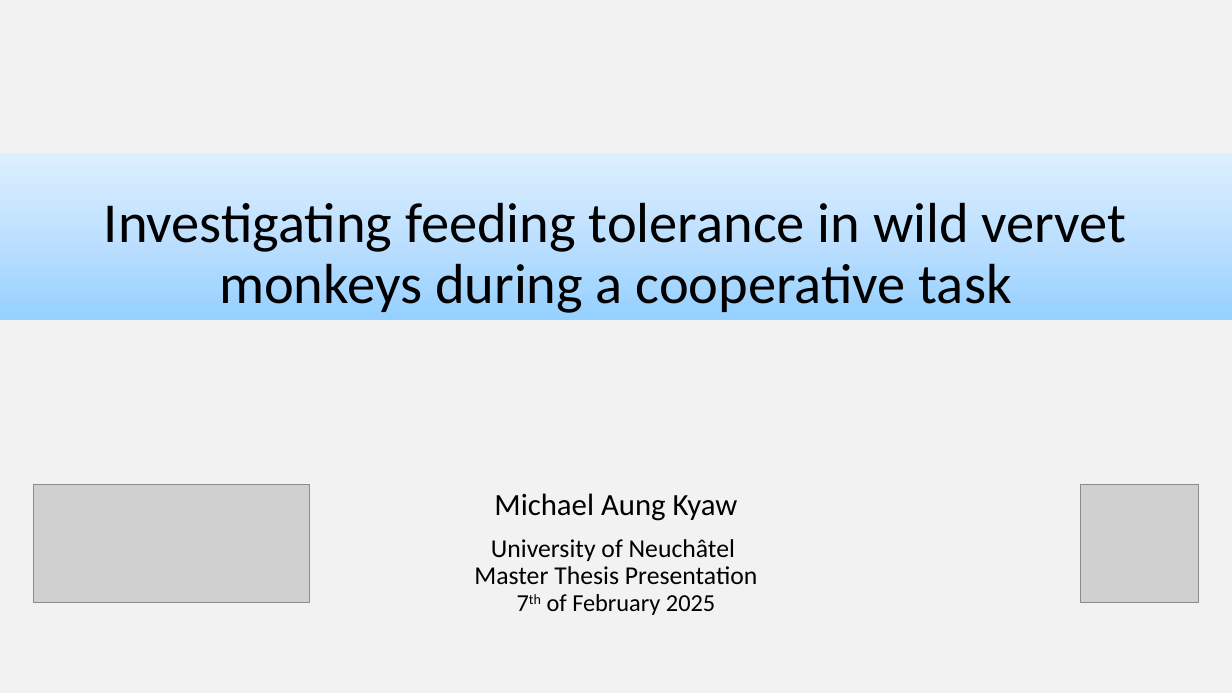
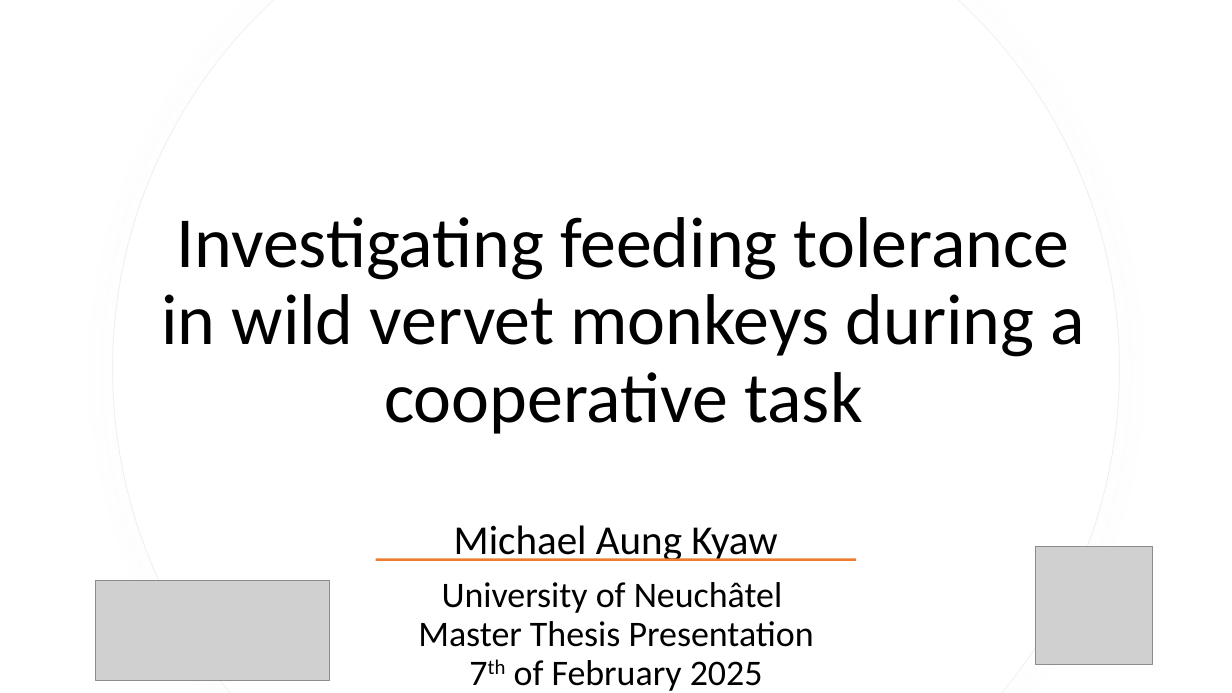
Before and after one commit to Makipurple3/IVPToleranceBex2223, a slide deck: slide 1 of M.AungKyaw_MaleFemaleToleranceInWildVervetMonkeys_Thesis.pptx. Drawn at 1232x693 pixels with LibreOffice and Linux fonts; fonts in the diff are those of the drawing; grey boxes stand for pictures. Boxes give left, top, right and bottom in pixels: in the first picture for what was removed or moved away, otherwise in the second. Text is boxed around its words. In the diff, an @@ line names an element or a change of style, - is before the commit and + after.

```diff
--- a/M.AungKyaw_MaleFemaleToleranceInWildVervetMonkeys_Thesis.pptx
+++ b/M.AungKyaw_MaleFemaleToleranceInWildVervetMonkeys_Thesis.pptx
@@ background #F2F2F2 to #FFFFFF @@
@@ freeform shape added at [113,0,1120,693], fill #FFFFFF, outline #EFEFEF 0.75 pt @@
@@ freeform shape added at [114,0,1119,693], fill #FFFFFF @@
@@ title "Investigating feeding tolerance in wild ...": place and size @@
-title "Investigating feeding tolerance in wild ..." at [0,153,1232,321]
+title "Investigating feeding tolerance in wild ..." at [161,217,1084,434]
@@ title "Investigating feeding tolerance in wild ..." at [161,217,1084,434]: size 44 to 56 pt; vertical alignment bottom to middle; fill gradient #96D0FF to #BFE1FF to #E0EFFF to none @@
@@ subtitle "Michael Aung Kyaw": place and size @@
-subtitle "Michael Aung Kyaw" at [474,493,758,615]
+subtitle "Michael Aung Kyaw" at [418,525,814,691]
@@ subtitle "Michael Aung Kyaw" at [418,525,814,691]: size 24 to 32 pt in "Michael Aung Kyaw"; size 20 to 28 pt in "University of Neuchâtel Master Thesis Presentation"; size 19 to 28 pt in "7th of February 2025"; vertical alignment top to middle @@
@@ rectangle added at [376,558,857,561], fill #ED7D31 @@
@@ picture: place and size @@
-picture at [1080,484,1198,602]
+picture at [1035,547,1153,665]
@@ picture: place and size @@
-picture at [34,484,311,602]
+picture at [95,580,329,680]
```
Also in this commit, not shown: 7 other slides changed, 14 slides added, 15 slides removed, 1 other file.
